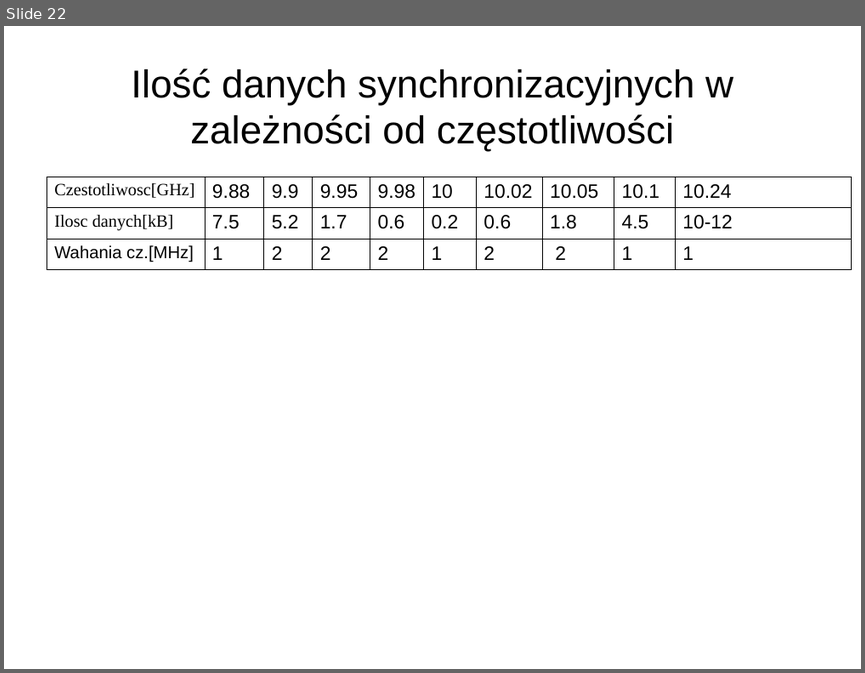
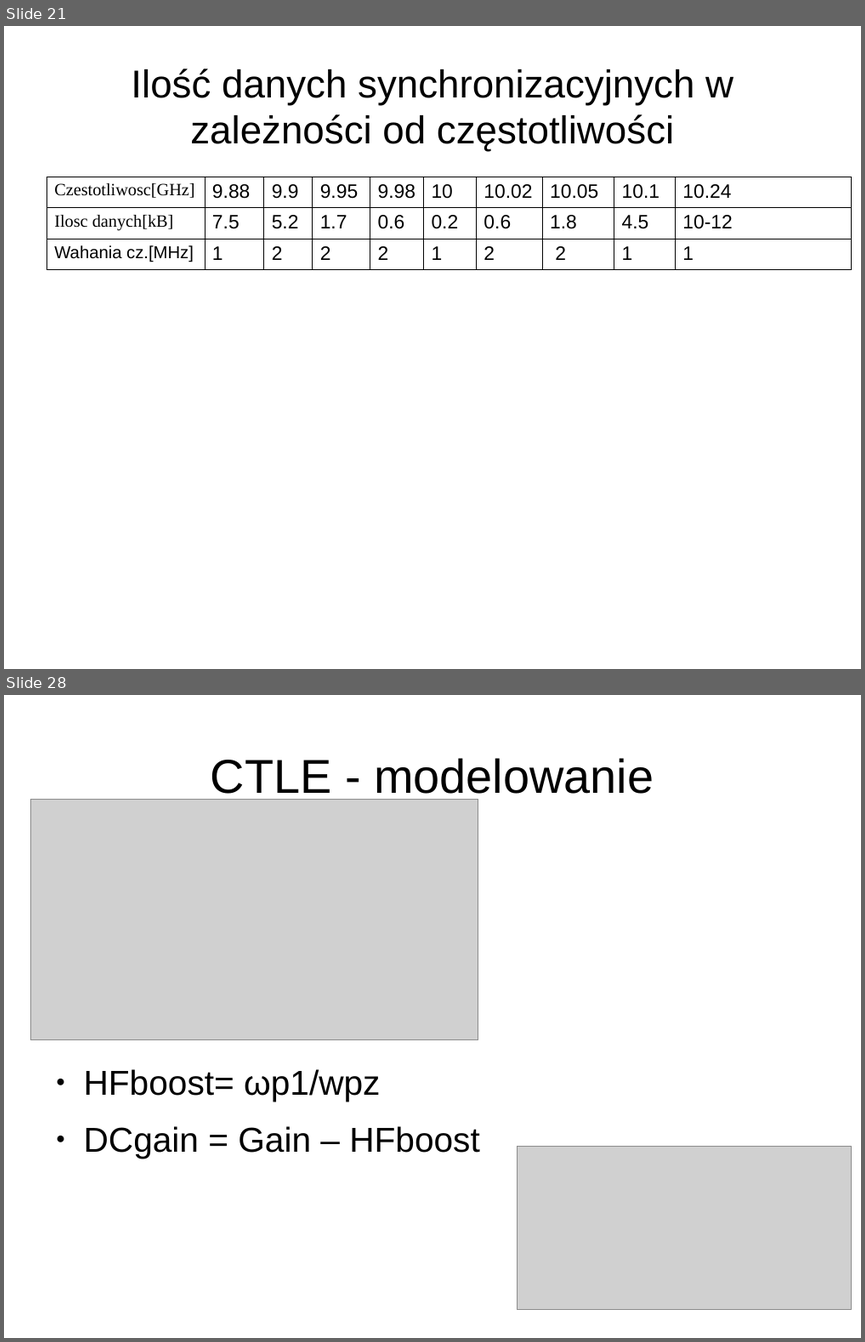
Before and after one commit to joannabp/ProjektSynopsys, a slide deck: Untitled 1.odp. Shown one above the other, each under a label of ours: slide 22 before the commit, slides 21 and 28 after it; the slides between them are not shown. The pictures are 865x673 and 865x1342 pixels, drawn with LibreOffice and Linux fonts; fonts in the diff are those of the drawing; grey boxes stand for pictures. Boxes give left, top, right and bottom in pixels: in the first picture for what was removed or moved away, otherwise in the second. Text is boxed around its words. In the diff, an @@ line names an element or a change of style, - is before the commit and + after.

```diff
--- a/Untitled 1.odp
+++ b/Untitled 1.odp
@@ slide 28 added at <box>4,695,861,1338</box>, background #FFFFFF @@
@@ title added at <box>211,758,653,801</box>, 44 pt, text #000000 @@
+CTLE - modelowanie
@@ picture added at <box>30,800,478,1040</box> @@
@@ text added at <box>84,1069,480,1157</box>, 32 pt, text #000000 @@
+● HFboost= ωp1/wpz
+● DCgain = Gain – HFboost
@@ picture added at <box>517,1146,851,1310</box> @@
@@ what was slide 22 is now slide 21 @@
```
Also in this commit, not shown: 3 slides changed, 18 other slides added.
